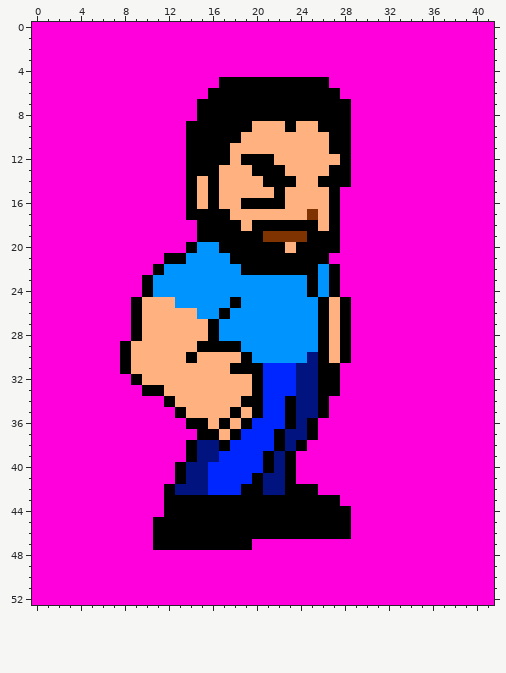
One commit to this pixel-art sprite: chars/mb2/sprites/victory_2.png. The first picture shows the starting point.
The file is 42x53 pixels.
The result:
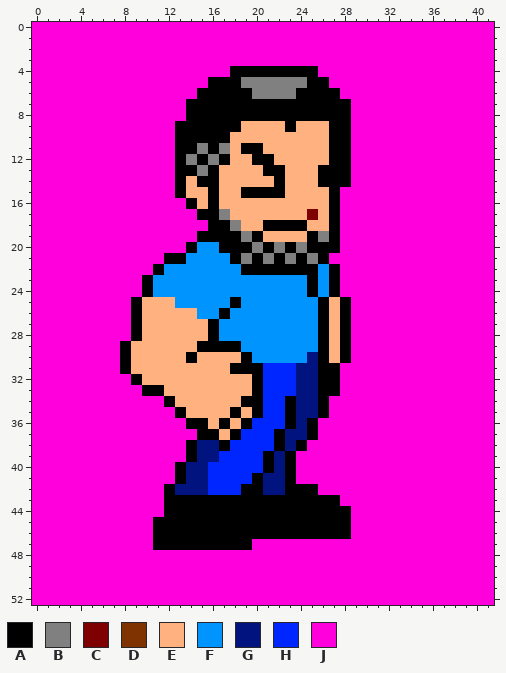
Palette (. is transparent): A #000000  B #808080  C #7f0000  D #7f3300  E #ffb27f  F #0094ff  G #00137f  H #0026ff  J #ff00dc
Diff:
Changed rows in their new state; - is an unchanged pixel.
first column x 13:
 4 -----AAAAAAAA--
 5 ---A--BBBBBB---
 6 --A----BBBB----
 7 -A-------------
 8 -A-------------
 9 A-----E------E-
10 A----E---------
11 A-B-B-AA-------
12 AB-B--E-------A
13 A-B----E-----A-
14 AEA-----E-E----
15 AE----AAA------
16 ------EEEE-----
17 -J--B-------C--
18 --J--B-E----E--
19 ------B-EEEE-B-
20 -------B-BAB---
21 ------B-B-B-B--
